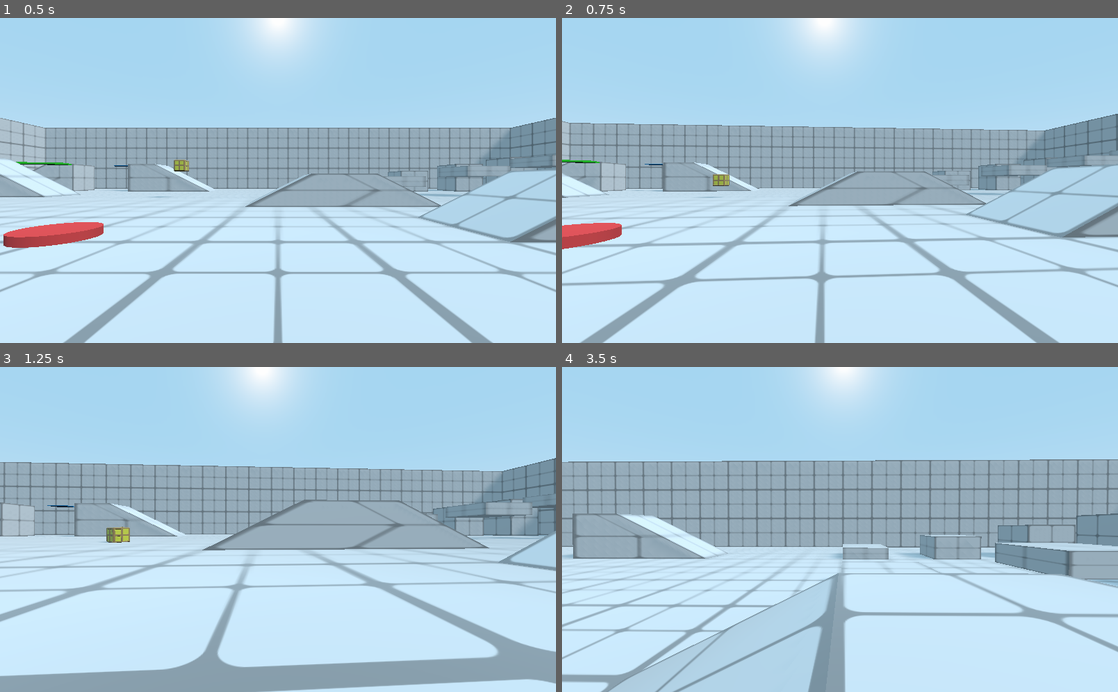
Above: before the commit, frames 1-4 (two rows, left to right).
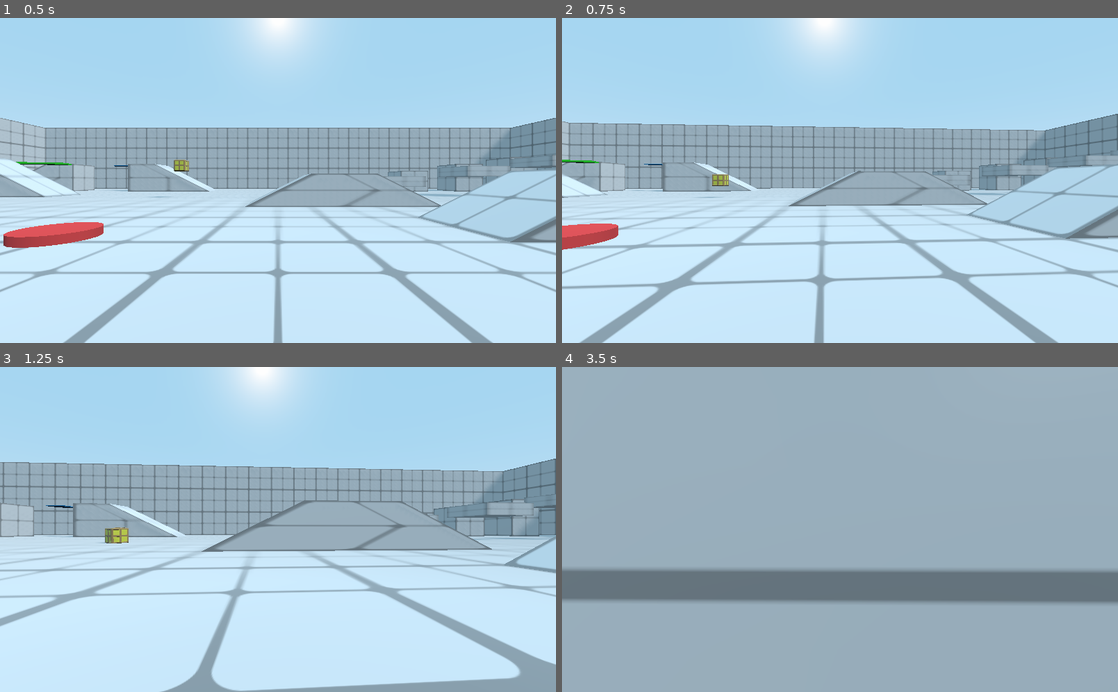
Above: after the commit, the same moments.

Repository: babypandabear3/bpb_fps_controller
Game: Godot game, scene res://demo/demo_scene.tscn
The game is run twice, just before and just after one commit, with the same random seed, the same clock (stepped at 60 frames per second) and the same inputs.
Inputs (mouse positions are in pixels of both pictures, inside the frame that each line leads up to):
- Up to frame 1 (0.5 s): no input
- Up to frame 2 (0.75 s): move the mouse to (867, 180) at 0.52 s; hold W (movement_forward) from 0.53 s (still down); hold Shift (action_sprint) from 0.53 s (still down); tap C (action_crouch_toggle) at 0.6 s
- Up to frame 3 (1.25 s): keep holding W (movement_forward); keep holding Shift (action_sprint); tap Space (movement_jump) at 0.77, 1.07 s
- Up to frame 4 (3.5 s): keep holding W (movement_forward); move the mouse to (812, 529) at 1.27 s; release Shift (action_sprint) at 1.28 s; tap Shift (action_sprint) at 1.35, 3.05 s; tap Space (movement_jump) at 1.52, 1.55, 1.82, 3.02, 3.32 s; move the mouse to (851, 523) at 2.02 s; hold Space (movement_jump) 2.03-2.78 s; tap C (action_crouch_toggle) at 2.3 s; move the mouse to (834, 536) at 2.77 s; tap F (action_activate) at 2.85 s

Frame 1 is identical in both runs. In frame 2, 3.5% of the frame differs, in the area x 0-100%, y 29-100%; in frame 3, 14%; in frame 4, 75%, in the area x 0-100%, y 0-100%.

Commit message:
-concentrate user input into one function

Diff:
--- a/player_controller/GameLogic_addon.gd
+++ b/player_controller/GameLogic_addon.gd
@@ -59,10 +59,6 @@
 	area_wind_blast.hide()
 	setup_weapon_data()
 
-func setup_weapon_data():
-	weapon_data[WEAPON_LIST.PISTOL] = {"bullet_shot" : 1, "spread" : 0, "fire_rate" : 0.6}
-	weapon_data[WEAPON_LIST.SHOTGUN] = {"bullet_shot" : 30, "spread" : 30, "fire_rate" : 1.0}
-	weapon_data[WEAPON_LIST.SMG] = {"bullet_shot" : 1, "spread" : 0, "fire_rate" : 0.16}
 
 func init_setup():
 	target_body = get_node_or_null(path_body)
@@ -81,6 +77,7 @@
 	blink_marker.set_as_toplevel(true)
 	set_process(true)
 
+
 func _input(_event):
 	if Input.is_action_just_pressed("action_activate"):
 		try_activate_just_pressed()
@@ -130,6 +127,11 @@
 		wind_blast_timer -= delta
 		if wind_blast_timer <= 0:
 			area_wind_blast.hide()
+
+func setup_weapon_data():
+	weapon_data[WEAPON_LIST.PISTOL] = {"bullet_shot" : 1, "spread" : 0, "fire_rate" : 0.6}
+	weapon_data[WEAPON_LIST.SHOTGUN] = {"bullet_shot" : 30, "spread" : 30, "fire_rate" : 1.0}
+	weapon_data[WEAPON_LIST.SMG] = {"bullet_shot" : 1, "spread" : 0, "fire_rate" : 0.16}
 
 func update_blink_marker():
 	if ray_blink.is_colliding():
--- a/player_controller/Player.gd
+++ b/player_controller/Player.gd
@@ -7,7 +7,16 @@
 signal body_just_jump
 signal body_just_crouch
 signal body_just_stand
-signal body_start_climb
+signal body_climb_start
+signal body_climb_end
+signal body_ladder_start
+signal body_ladder_end
+signal body_slide_start
+signal body_slide_end
+signal body_pulled_start
+signal body_pulled_end
+signal body_wallrun_start
+signal body_wallrun_end
 
 enum STATELIST {
 	WALK,
@@ -28,6 +37,8 @@
 export (bool) var feat_climbing = true
 export (bool) var feat_slide = true
 export (bool) var feat_wallrun = true
+export (bool) var stand_after_slide = true
+export (bool) var stand_after_climb = true
 
 export (float) var MOUSE_SENSITIVITY = 0.07
 export (bool) var air_control = false
@@ -67,7 +78,6 @@
 var snap_vector = Vector3.DOWN
 
 var speed_v = 0
-var sprint_enabled = false
 var sprint_modifier = 1
 var sprint_modi_nonactive = 1.0
 
@@ -117,6 +127,8 @@
 var input_jump_just_pressed : bool = false
 var input_sprint : bool = false
 var input_sprint_just_pressed : bool = false
+var input_crouch_just_pressed : bool = false
+var input_jump_pressed : bool = false
 
 onready var state = STATELIST.WALK
 onready var ap = $AnimationPlayer
@@ -166,6 +178,44 @@
 		camera_rot.x = clamp(camera_rot.x, -70, 70)
 		rotation_helper.rotation_degrees = camera_rot
 
+func _process(delta):
+	#TIMER
+	if jump_skip_timer > 0:
+		jump_skip_timer -= delta
+
+	if input_jump_buffer > 0:
+		input_jump_buffer -= delta
+
+	if slide_timer > 0:
+		slide_timer -= delta
+
+func user_input():
+	input_sprint = false
+	input_sprint_just_pressed = false
+	input_crouch_just_pressed = false
+	input_jump_pressed = false
+
+	input_h = Input.get_action_strength("movement_right") - Input.get_action_strength("movement_left")
+	input_v = Input.get_action_strength("movement_forward") - Input.get_action_strength("movement_backward")
+
+	#SPRINT - STOP
+	if Input.is_action_just_released("action_sprint"):
+		input_sprint = false
+
+	#INPUT JUST PRESSED
+	if Input.is_action_just_pressed("movement_jump"):
+		input_jump_buffer = input_jump_timeout
+
+	if Input.is_action_pressed("movement_jump"):
+		input_jump_pressed = true
+
+	if Input.is_action_just_pressed("action_crouch_toggle"):
+		input_crouch_just_pressed = true
+
+	#SPRINT
+	if Input.is_action_pressed("action_sprint"):
+		input_sprint = true
+
 	#PRESS ESC TO QUIT GAME
 	if Input.is_action_just_pressed("ui_cancel"):
 		get_tree().quit()
@@ -177,33 +227,9 @@
 		else:
 			start_walk()
 
-
-func _process(delta):
+func _physics_process(delta):
 	#GET USER INPUT VALUE
-	input_h = Input.get_action_strength("movement_right") - Input.get_action_strength("movement_left")
-	input_v = Input.get_action_strength("movement_forward") - Input.get_action_strength("movement_backward")
-
-
-	#SPRINT - STOP
-	if Input.is_action_just_released("action_sprint"):
-		sprint_enabled = false
-		sprint_modifier = sprint_modi_nonactive
-
-	#TIMER
-	if jump_skip_timer > 0:
-		jump_skip_timer -= delta
-
-	if input_jump_buffer > 0:
-		input_jump_buffer -= delta
-
-	if slide_timer > 0:
-		slide_timer -= delta
-
-
-func _physics_process(delta):
-	#INPUT JUST PRESSED
-	if Input.is_action_just_pressed("movement_jump"):
-		input_jump_buffer = input_jump_timeout
+	user_input()
 
 	match state:
 		STATELIST.WALK:
@@ -270,7 +296,20 @@
 func start_walk():
 	state = STATELIST.WALK
 
+	if stand_after_slide:
+		if body_height != BODY_HEIGHT_LIST.STAND:
+			body_height = BODY_HEIGHT_LIST.UNCROUCHING
+
+	if stand_after_climb:
+		if body_height != BODY_HEIGHT_LIST.STAND:
+			body_height = BODY_HEIGHT_LIST.UNCROUCHING
+
 func do_walk(delta):
+	if input_sprint:
+		sprint_modifier = sprint_modi
+	else:
+		sprint_modifier = sprint_modi_nonactive
+
 	#DEFAULT VERTICAL MOVEMENT VALUE
 	floor_normal = Vector3.UP
 	vertical_vector = Vector3.DOWN
@@ -381,8 +420,6 @@
 		velocity_v += impulse * Vector3(0,1,0)
 		impulse = Vector3.ZERO
 
-
-
 	velocity = velocity_h + velocity_v
 
 	#ADD EXTERNAL FORCE TO OVERALL VELOCITY
@@ -408,41 +445,10 @@
 	prev_vel_h = velocity_h
 	prev_vel_v = velocity_v
 
-
-	### ACTIONS LOGIC ###
-
-	#TOGGLE CROUCH
-	if Input.is_action_just_pressed("action_crouch_toggle") and feat_crouching:
-		if body_height == BODY_HEIGHT_LIST.STAND:
-			ap.play(crouch_anim)
-		else:
-			body_height = BODY_HEIGHT_LIST.UNCROUCHING
-
 	#UNCROUCHING LOGIC
 	if body_height == BODY_HEIGHT_LIST.UNCROUCHING:
 		if not ray_uncrouch.is_colliding(): #uncrouch if there's enough space above head
 			ap.play_backwards(crouch_anim)
-
-
-	#SPRINT
-	if Input.is_action_pressed("action_sprint"):
-		sprint_enabled = true
-		sprint_modifier = sprint_modi
-
-		#SLIDE
-		if body_height == BODY_HEIGHT_LIST.STAND and Input.is_action_just_pressed("action_crouch_toggle") and feat_slide:
-			start_slide()
-
-		#WALLRUN
-		if is_wallrun_allowed() and feat_wallrun:
-			var wall_normal = get_slide_collision(0).normal
-			if global_transform.basis.z.angle_to(wall_normal) > deg2rad(10):
-				start_wallrun()
-
-	#CLIMBING
-	if Input.is_action_pressed("movement_jump") and not is_on_floor() and feat_climbing: #CLIMBING EDGE
-		if not ray_climb1.is_colliding() and ray_climb2.is_colliding() and ray_climb3.is_colliding():
-			start_climb()
 
 	#PUSH RIGIDBODY
 	if is_on_wall() and bump_force > 0:
@@ -451,6 +457,28 @@
 				var o : RigidBody = get_slide_collision(i).collider
 				var bump_impulse = (o.global_transform.origin - global_transform.origin).normalized() * bump_force
 				o.apply_central_impulse(bump_impulse)
+
+	#CROUCHING
+	if input_crouch_just_pressed and feat_crouching:
+		if body_height == BODY_HEIGHT_LIST.STAND:
+			ap.play(crouch_anim)
+		else:
+			body_height = BODY_HEIGHT_LIST.UNCROUCHING
+
+	#SLIDE
+	if input_sprint and body_height == BODY_HEIGHT_LIST.STAND and input_crouch_just_pressed and is_on_floor() and feat_slide:
+		start_slide()
+
+	#WALLRUN
+	if input_sprint and is_wallrun_allowed() and feat_wallrun:
+		var wall_normal = get_slide_collision(0).normal
+		if global_transform.basis.z.angle_to(wall_normal) > deg2rad(10):
+			start_wallrun()
+
+	#CLIMBING
+	if input_jump_pressed and not is_on_floor() and feat_climbing: #CLIMBING EDGE
+		if not ray_climb1.is_colliding() and ray_climb2.is_colliding() and ray_climb3.is_colliding():
+			start_climb()
 
 func start_climb():
 	#START CLIMBING LOGIC
@@ -462,7 +490,7 @@
 	climb_timer = climb_timeout
 	if body_height != BODY_HEIGHT_LIST.CROUCH:
 		ap.play(crouch_anim)
-	emit_signal("body_start_climb")
+	emit_signal("body_climb_start")
 
 func do_climb(delta):
 	if climb_phase == 0:
@@ -480,18 +508,23 @@
 
 	climb_timer -= delta
 	if climb_timer <= 0:
+		emit_signal("body_climb_end")
 		start_walk()
 		velocity_v = Vector3.ZERO
 
+
 	if global_transform.origin.distance_to(climb_target1) < 0.1:
+		emit_signal("body_climb_end")
 		start_walk()
 		velocity_v = Vector3.ZERO
+
 
 
 func start_ladder():
 	clear_velocity_h()
 	clear_velocity_v()
 	state = STATELIST.LADDER
+	emit_signal("body_ladder_start")
 
 func do_ladder(delta):
 	#GET USER INPUT VALUE
@@ -514,7 +547,6 @@
 			#INCREASE MOVEMENT VECTOR BY ADDING NEW MOVEMENT VECTOR TO PREVIOS FRAME HORIZONTAL VELOCITY
 			velocity_h = prev_vel_h + (horizontal_vector * speed_acc * delta)
 
-
 	#VERTICAL VELOCITY
 	velocity_v = Vector3.ZERO
 
@@ -528,6 +560,9 @@
 	automove_dir = -global_transform.basis.z
 	slide_timer = slide_time
 	state = STATELIST.SLIDE
+	emit_signal("body_slide_start")
+	if body_height == BODY_HEIGHT_LIST.STAND:
+		ap.play(crouch_anim)
 
 func do_slide(delta):
 	sprint_modifier = sprint_modi
@@ -565,10 +600,13 @@
 	prev_vel_v = velocity_v
 
 	if slide_timer <= 0:
+		emit_signal("body_slide_end")
 		start_walk()
+
 
 func start_pulled():
 	state = STATELIST.PULLED
+	emit_signal("body_pulled_start")
 
 func do_pulled(delta):
 	velocity_h = pulled_dir.normalized() * pulled_speed
@@ -587,10 +625,12 @@
 	if global_transform.origin.distance_to(pulled_start) > pulled_distance or pulled_timer < 0:
 		clear_velocity_h()
 		clear_velocity_v()
+		emit_signal("body_pulled_end")
 		start_walk()
 
+
 func is_wallrun_allowed():
-	if not is_on_floor() and is_on_wall() and Input.is_action_pressed("action_sprint") and jump_skip_timer <= 0 and body_height == BODY_HEIGHT_LIST.STAND and not climb_stair:
+	if input_sprint and  not is_on_floor() and is_on_wall() and jump_skip_timer <= 0 and body_height == BODY_HEIGHT_LIST.STAND and not climb_stair:
 		if ray_stair1.is_colliding() and ray_stair2.is_colliding():
 			var d1 : float = ray_stair1.global_transform.origin.distance_to(ray_stair1.get_collision_point())
 			var d2 : float = ray_stair2.global_transform.origin.distance_to(ray_stair2.get_collision_point())
@@ -619,11 +659,14 @@
 		wallrun_left = true
 	else:
 		wallrun_left = false
+	emit_signal("body_wallrun_start")
 
 func do_wallrun(delta):
 	if not is_wallrun_allowed():
+		emit_signal("body_wallrun_end")
 		start_walk()
 		return
+
 	var normal = get_slide_collision(0).normal
 	sprint_modifier = sprint_modi
 	if velocity_h.length() > (speed_h_max * sprint_modifier * delta):
@@ -636,14 +679,15 @@
 
 	velocity_v = Vector3.ZERO
 
-	if Input.is_action_just_pressed("movement_jump"):
+	if input_jump_buffer > 0:
 		#START JUMP
 		speed_v = jump_force
 		velocity_v = vertical_vector * speed_v
 		jump_skip_timer = jump_skip_timeout
 		input_jump_buffer = 0
 		velocity_h += normal * (speed_h_max * sprint_modifier * delta)
-
+		jump_count = 1
+		emit_signal("body_just_jump")
 
 	velocity = velocity_h + velocity_v
 
@@ -658,14 +702,18 @@
 	if ladder_count > 0:
 		start_ladder()
 	else:
+		emit_signal("body_ladder_end")
 		start_walk()
 
 func wind_force_add(force):
 	external_force += force
 
-#THESE ARE CALLED BY CAMERA ADDON
+#THESE ARE CALLED BY ADDONS
 func get_rotation_helper():
 	return rotation_helper
+
+func get_camera_root():
+	return camera_root
 
 #PUBLIC FUNCTIONS
 func camera_recoil(force):
@@ -697,6 +745,3 @@
 	pulled_speed = p_speed
 	pulled_distance = pulled_start.distance_to(pulled_target)
 	start_pulled()
-
-func get_camera_root():
-	return camera_root
